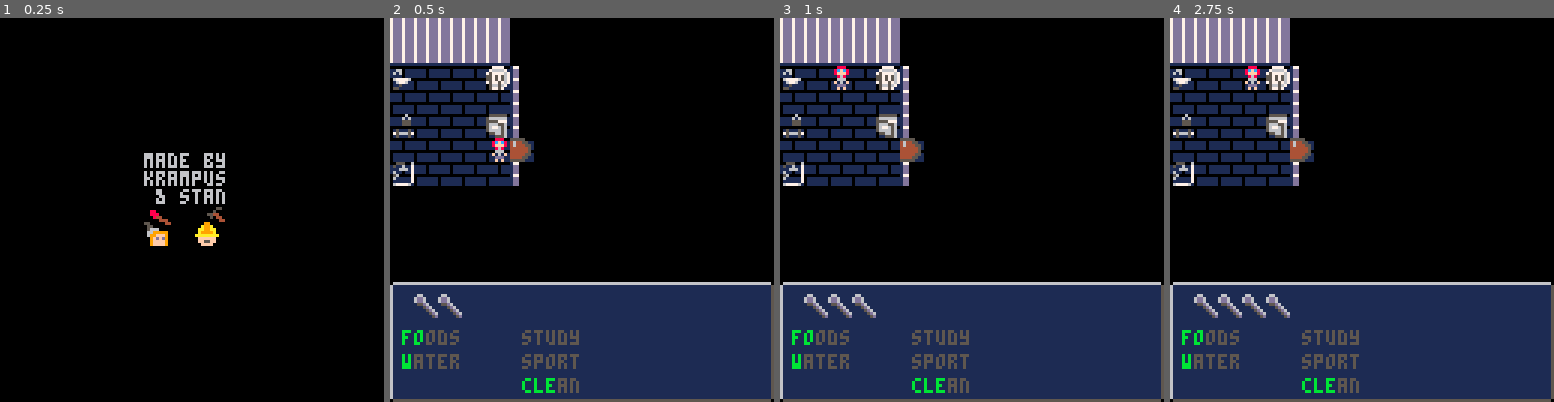
Above: before the commit, frames 1-4 (left to right).
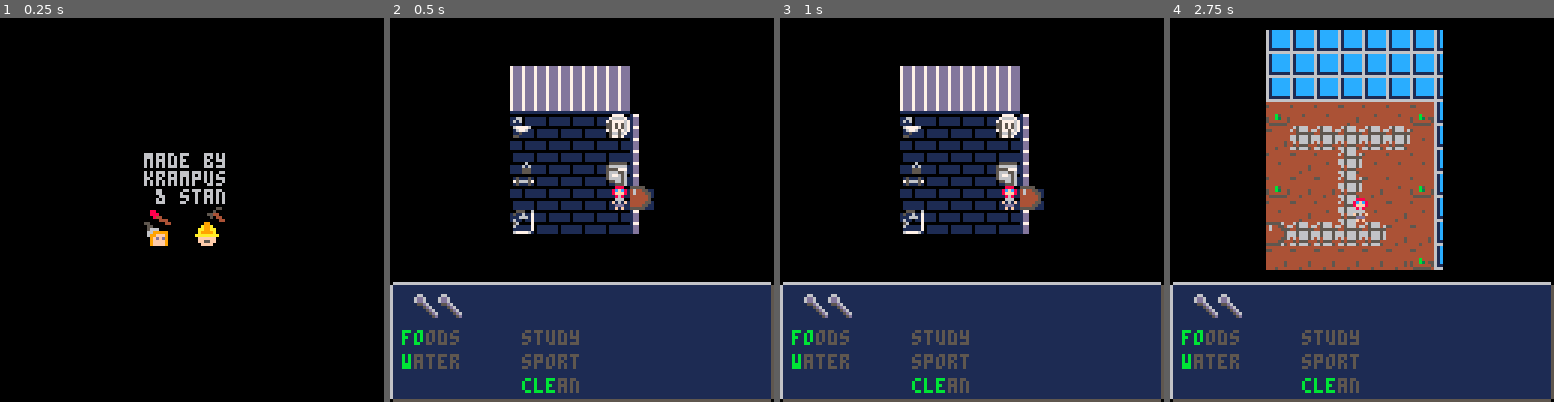
Above: after the commit, the same moments.

Repository: StanTheCarpenter/handle-with-care
Game: PICO-8 cartridge handlewithcare.p8
The game is run twice, just before and just after one commit, with the same random seed, the same clock (stepped at 60 frames per second) and the same inputs.
Inputs:
- Up to frame 1 (0.25 s): no input
- Up to frame 2 (0.5 s): tap X (X key) at 0.33 s
- Up to frame 3 (1 s): tap O (Z key) at 0.7 s
- Up to frame 4 (2.75 s): tap X (X key) at 1.07, 1.85 s; hold Right 1.6-2.1 s; tap O (Z key) at 1.7, 2.1, 2.5 s; hold Up 2.15-2.42 s; hold Right from 2.47 s (still down)

Frame 1 is identical in both runs. In frame 2, 22% of the frame differs, in the area x 0-69%, y 0-57%; in frame 3, 22%; in frame 4, 38%, in the area x 0-72%, y 0-79%.

Commit message:
Update handlewithcare.p8
player input for items, flowers added

Diff:
--- a/handlewithcare.p8
+++ b/handlewithcare.p8
@@ -78,27 +78,27 @@
 function game.init()
 	player.init()
 	items_init()
+	hud_h = 5*8
+end
+
+function set_cam()
+	cam = {}
+	cam.x = flr((128-lvl.w*8)/2)
+	cam.y = flr(((128-hud_h)-lvl.h*8)/2)
 end
 
 function game.update()
-
-	if btn(🅾️) and not oldz then
-		game.init()
-	end
-
 	player.update()
-
-	oldz = btn(🅾️)
 end
 
 function game.draw()
 	cls()
-	map(lvl.x,lvl.y,0,0,lvl.w,lvl.h)
+	map(lvl.x,lvl.y,cam.x,cam.y,lvl.w,lvl.h)
 	map(0,11,0,11*8,16,5)
-	spr(player.img,player.x,player.y)
+	spr(player.img,player.x+cam.x,player.y+cam.y)
 	for k,v in pairs(items) do
 		if v.room == room then
-		spr(v.img[v.mode or 1],v.x,v.y)
+		spr(v.img[v.mode or 1],v.x+cam.x,v.y+cam.y)
 		end
 	end
 
@@ -183,6 +183,51 @@
 	room = 2,
 	spoon = 0,
 	act = function() set_state(kamer) end
+	}
+items[8] = {
+	img = {48,49,50,rnd(9)+50},
+	x = 0*8,
+	y = 6*8,
+	room = 2,
+	mode = 1,
+	spoon = 0,
+	act = function() end
+	}
+items[9] = {
+	img = {48,49,50,rnd(9)+50},
+	x = 0*8,
+	y = 3*8,
+	room = 2,
+	mode = 1,
+	spoon = 0,
+	act = function() end
+	}
+items[10] = {
+	img = {48,49,50,rnd(9)+50},
+	x = 6*8,
+	y = 3*8,
+	room = 2,
+	mode = 1,
+	spoon = 0,
+	act = function() end
+	}
+items[11] = {
+	img = {48,49,50,rnd(9)+50},
+	x = 6*8,
+	y = 6*8,
+	room = 2,
+	mode = 1,
+	spoon = 0,
+	act = function() end
+	}
+items[12] = {
+	img = {48,49,50,rnd(9)+50},
+	x = 6*8,
+	y = 9*8,
+	room = 2,
+	mode = 1,
+	spoon = 0,
+	act = function() end
 	}
 end
 -->8
@@ -221,24 +266,31 @@
 
 	local gx = player.x
 	local gy = player.y
+	local moving = false
 	if btn(⬅️) then
 		gx = player.x - 1
+		moving = true
 	elseif btn(➡️) then
 		gx = player.x + 1
+		moving = true
 	elseif btn(⬆️) then
 		gy = player.y - 1
+		moving = true
 	elseif btn(⬇️) then
 		gy = player.y + 1
+		moving = true
 	end
 
 	local item_prsd = false
 	for k,v in pairs(items) do
 		local l, a = len(v.x,v.y,gx,gy)
-		if l < 6 and v.room == room then
-			if not v.mode or v.mode == 1
+		if l < 8 and v.room == room  then
+			if (btn(🅾️) and not oldz) and
+			(not v.mode or v.mode < #v.img)
 			and player.spoons > 0 then
 				v.act()
-				if v.mode then v.mode = 2 end
+				if v.mode and v.mode < #v.img then
+				v.mode += 1 end
 				player.spoons -= v.spoon
 			end
 			item_prsd = true
@@ -252,6 +304,8 @@
 		player.x = gx
 		player.y = gy
 	end
+
+	oldz = btn(🅾️)
 end
 
 -->8
@@ -273,6 +327,7 @@
 	room = 2
 	player.x = 8
 	player.y = 8*8
+	set_cam()
 end
 
 function kas.update()
@@ -294,6 +349,7 @@
 	room = 1
 	player.x = 4*8
 	player.y = 5*8
+	set_cam()
 end
 
 function kamer.update()
